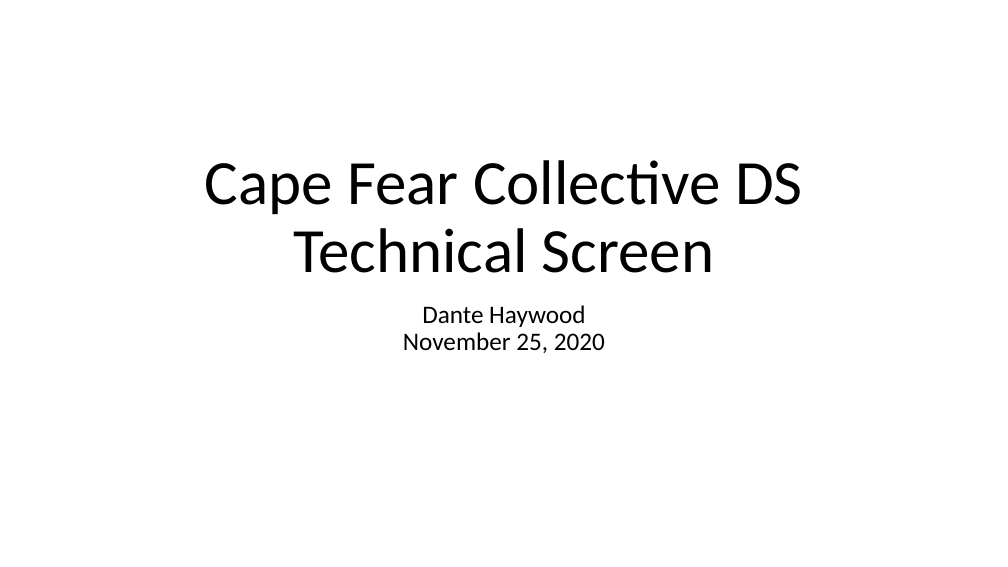
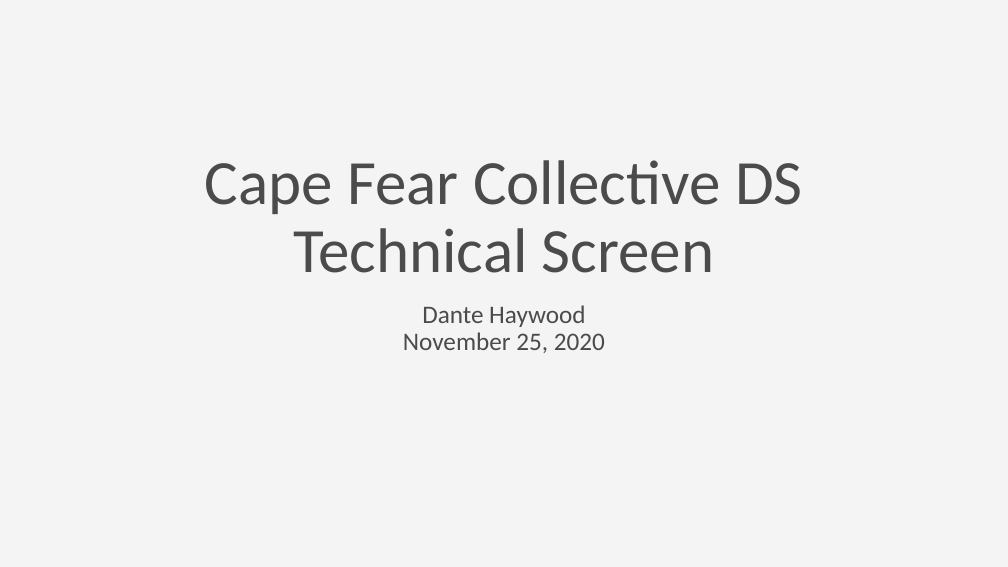
Before and after one commit to DanteHaywood/cfc_ds_screen, a slide deck: slide 1 of doc/2020_11_25_cfc_ds_technical_screen_haywood.pptx. Drawn at 1008x567 pixels with LibreOffice and Linux fonts; fonts in the diff are those of the drawing. Boxes give left, top, right and bottom in pixels: in the first picture for what was removed or moved away, otherwise in the second. Text is boxed around its words. In the diff, an @@ line names an element or a change of style, - is before the commit and + after.

```diff
--- a/doc/2020_11_25_cfc_ds_technical_screen_haywood.pptx
+++ b/doc/2020_11_25_cfc_ds_technical_screen_haywood.pptx
@@ background #FFFFFF to #F4F4F4 @@
@@ title "Cape Fear Collective DS Technical ..." at [205, 160, 803, 273]: text colour #000000 to #4B4B4B @@
@@ subtitle "Dante Haywood November 25, 2020" at [403, 305, 605, 353]: text colour #000000 to #4B4B4B @@
```
Also in this commit, not shown: 1 other slide changed, 21 slides added, 7 other files.
